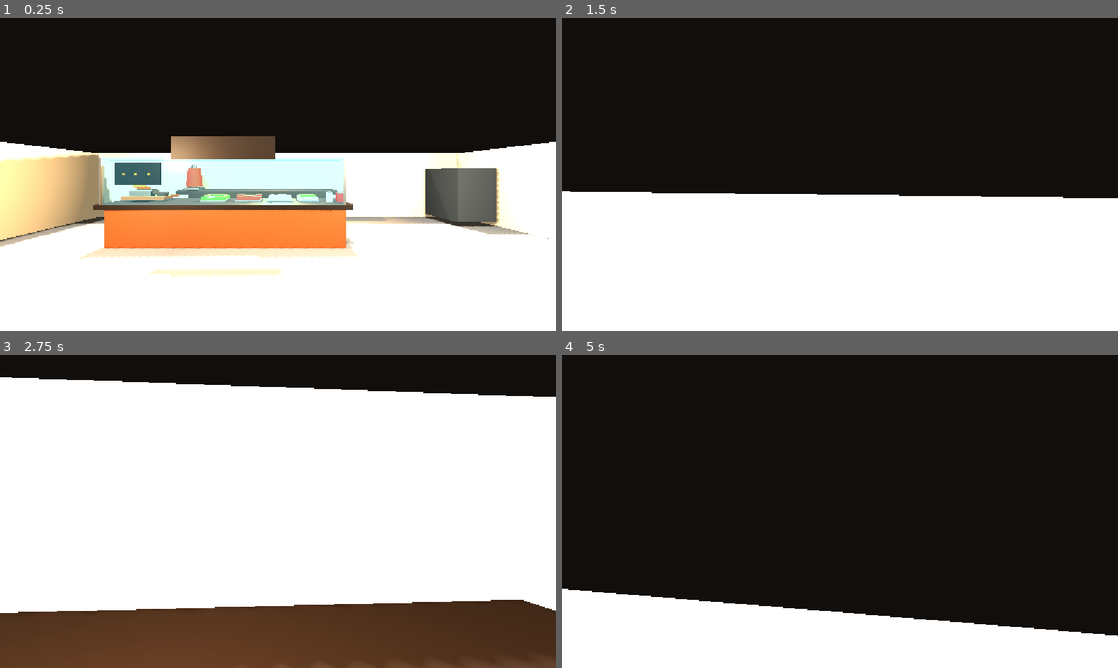
Above: before the commit, frames 1-4 (two rows, left to right).
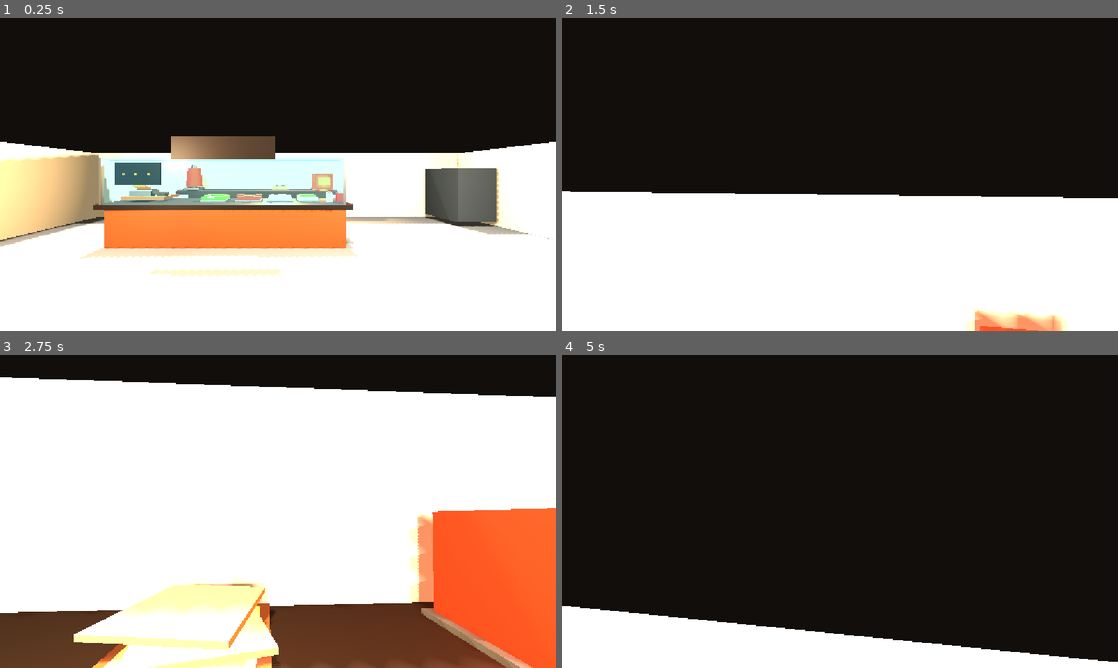
Above: after the commit, the same moments.

Repository: leon-beyleroglu/kebabcity
Game: Godot game, scene res://kebab_shop.tscn
Same seed, same stepped clock (60 frames per second), same inputs: the game is played once before the commit and once after it.
Inputs (mouse positions are in pixels of both pictures, inside the frame that each line leads up to):
- Up to frame 1 (0.25 s): no input
- Up to frame 2 (1.5 s): tap Enter at 0.5 s; move the mouse to (867, 174) at 0.52 s; hold Shift (sprint) 0.53-1.28 s; hold W (move_forward) from 0.53 s (still down); click (867, 174) at 0.67 s; tap Space (jump) at 0.77 s; move the mouse to (812, 174) at 1.27 s; tap Shift (sprint) at 1.35 s
- Up to frame 3 (2.75 s): keep holding W (move_forward); tap Space (jump) at 1.52 s; move the mouse to (289, 505) at 2.02 s; hold Shift (sprint) from 2.03 s (still down)
- Up to frame 4 (5 s): keep holding W (move_forward); tap Space (jump) at 2.75, 3.02, 3.77, 4.52 s; move the mouse to (834, 517) at 2.77 s; release Shift (sprint) at 2.78 s; tap Shift (sprint) at 2.85, 4.35 s; click (834, 517) at 2.92 s; move the mouse to (878, 514) at 3.52 s; hold Shift (sprint) 3.53-4.28 s; tap Enter at 4.25 s; move the mouse to (795, 508) at 4.27 s

The runs differ from the first frame. In frame 1, 0.3% of the frame differs, in the area x 48-71%, y 49-65%; in frame 2, 1.0%; in frame 3, 19%, in the area x 13-100%, y 48-100%; in frame 4, 7.0%.

Commit message:
Lavas + Lavas Ofen

Diff:
--- a/kebab_shop.tscn
+++ b/kebab_shop.tscn
@@ -81,7 +81,7 @@
 radial_segments = 32
 
 [sub_resource type="BoxShape3D" id="ShapeSmall"]
-size = Vector3(0.97171783, 0.8, 1.0048218)
+size = Vector3(0.97171783, 0.8, 0.9477463)
 
 [sub_resource type="StandardMaterial3D" id="StandardMaterial3D_hsot5"]
 albedo_color = Color(0.78039217, 0.72156864, 0.61960787, 1)
@@ -257,6 +257,37 @@
 albedo_color = Color(0.96, 0.95, 0.86, 1)
 roughness = 0.95
 
+[sub_resource type="BoxMesh" id="BoxMesh_f1n1m"]
+material = SubResource("MatMetal")
+size = Vector3(1, 0.8, 1.4501953)
+
+[sub_resource type="StandardMaterial3D" id="MatLavash"]
+albedo_color = Color(0.78, 0.54, 0.28, 1)
+roughness = 0.9
+
+[sub_resource type="BoxMesh" id="BoxMesh_j20ty"]
+material = SubResource("MatMetal")
+size = Vector3(1, 0.8, 1.4501953)
+
+[sub_resource type="StandardMaterial3D" id="MatOvenBrick"]
+albedo_color = Color(0.34, 0.12, 0.055, 1)
+roughness = 0.88
+
+[sub_resource type="BoxMesh" id="BoxMesh_sglm8"]
+material = SubResource("MatMetal")
+size = Vector3(1.3764648, 1.4776367, 1)
+
+[sub_resource type="StandardMaterial3D" id="MatFire"]
+albedo_color = Color(1, 0.21, 0.015, 1)
+roughness = 0.45
+emission_enabled = true
+emission = Color(1, 0.08, 0, 1)
+emission_energy_multiplier = 3.0
+
+[sub_resource type="BoxMesh" id="BoxMesh_33jpk"]
+material = SubResource("MatMetal")
+size = Vector3(1.7802734, 1.7642578, 1)
+
 [node name="KebabShop" type="Node3D" unique_id=559436482]
 
 [node name="Floor" type="MeshInstance3D" parent="." unique_id=2144488617]
@@ -363,13 +394,16 @@
 mesh = SubResource("Cylinder")
 
 [node name="Grill" type="StaticBody3D" parent="." unique_id=7977972]
-transform = Transform3D(1, 0, 0, 0, 1, 0, 0, 0, 1, -1.7, 0.55, -4.55)
+transform = Transform3D(1, 0, 0, 0, 1, 0, 0, 0, 1, -1.7, 0.55, -2.1499195)
+visible = false
 
 [node name="CuttingStation" type="StaticBody3D" parent="." unique_id=224642987]
-transform = Transform3D(1, 0, 0, 0, 1, 0, 0, 0, 1, 1.4, 0.65, -4.55)
+transform = Transform3D(1, 0, 0, 0, 1, 0, 0, 0, 1, 1.4, 0.65, -2.1499195)
+visible = false
 
 [node name="SauceStation" type="StaticBody3D" parent="." unique_id=329752695]
-transform = Transform3D(1, 0, 0, 0, 1, 0, 0, 0, 1, 4, 0.55, -4.55)
+transform = Transform3D(1, 0, 0, 0, 1, 0, 0, 0, 1, 4, 0.55, -2.1499195)
+visible = false
 
 [node name="Fridge" type="StaticBody3D" parent="." unique_id=1199270718]
 transform = Transform3D(1, 0, 0, 0, 1, 0, 0, 0, 1, 7.5, 1.35, -3.8)
@@ -380,7 +414,7 @@
 mesh = SubResource("BoxSmall")
 
 [node name="Collision" type="CollisionShape3D" parent="Fridge" unique_id=1448463917]
-transform = Transform3D(1.5, 0, 0, 0, 2.7, 0, 0, 0, 1.8, 0.35536575, 0, -0.9695904)
+transform = Transform3D(1.5, 0, 0, 0, 2.7, 0, 0, 0, 1.8, 0.35536575, 0, -1.4226596)
 shape = SubResource("ShapeSmall")
 
 [node name="eingang oben" type="MeshInstance3D" parent="." unique_id=1983536484]
@@ -717,3 +751,64 @@
 transform = Transform3D(0.16, 0, 0, 0, 0.23, 0, 0, 0, 0.025, -6.1715565, 0.39852726, 0.23818016)
 material_override = SubResource("MatReceipt")
 mesh = SubResource("BoxSmall")
+
+[node name="LavashAblage" type="StaticBody3D" parent="Test Ablage/Kebab Theke" unique_id=791172196]
+transform = Transform3D(1, 0, 0, 0, 1, 0, 0, 0, 1, 3.95, 1.42, 17.65)
+
+[node name="Ablagebrett" type="MeshInstance3D" parent="Test Ablage/Kebab Theke/LavashAblage" unique_id=274555217]
+transform = Transform3D(0.75, 0, 0, 0, 0.08, 0, 0, 0, 0.52, -2.360983, 0.0845654, -3.8082461)
+material_override = SubResource("MatWood")
+mesh = SubResource("BoxMesh_f1n1m")
+
+[node name="CollisionShape3D" type="CollisionShape3D" parent="Test Ablage/Kebab Theke/LavashAblage" unique_id=901578346]
+transform = Transform3D(0.75, 0, 0, 0, 0.08, 0, 0, 0, 0.52, -2.3721063, 0.112421036, -3.7738795)
+shape = SubResource("ShapeSmall")
+
+[node name="Lavash1" type="MeshInstance3D" parent="Test Ablage/Kebab Theke/LavashAblage" unique_id=757998424]
+transform = Transform3D(0.62, 0, 0, 0, 0.035, 0, 0, 0, 0.4, -2.3600218, 0.121328354, -3.8046618)
+material_override = SubResource("MatLavash")
+mesh = SubResource("BoxMesh_j20ty")
+
+[node name="Lavash2" type="MeshInstance3D" parent="Test Ablage/Kebab Theke/LavashAblage" unique_id=438256945]
+transform = Transform3D(0.57, 0, 0.12, 0, 0.035, 0, -0.1, 0, 0.38, -2.3300216, 0.20132828, -3.7423673)
+material_override = SubResource("MatLavash")
+mesh = SubResource("BoxMesh_j20ty")
+
+[node name="Lavash3" type="MeshInstance3D" parent="Test Ablage/Kebab Theke/LavashAblage" unique_id=2118168401]
+transform = Transform3D(0.6, 0, -0.09, 0, 0.035, 0, 0.08, 0, 0.39, -2.3800218, 0.28132832, -3.7561984)
+material_override = SubResource("MatLavash")
+mesh = SubResource("BoxMesh_j20ty")
+
+[node name="LavashOfen" type="StaticBody3D" parent="Test Ablage/Kebab Theke" unique_id=1931714340]
+transform = Transform3D(1, 0, 0, 0, 1, 0, 0, 0, 1, -4.35, 0.72, 16.65)
+
+[node name="Ofenkoerper" type="MeshInstance3D" parent="Test Ablage/Kebab Theke/LavashOfen" unique_id=158233105]
+transform = Transform3D(0.82, 0, 0, 0, 0.9, 0, 0, 0, 0.72, 7.8637586, 1.120374, -2.684236)
+material_override = SubResource("MatOvenBrick")
+mesh = SubResource("BoxSmall")
+
+[node name="CollisionShape3D" type="CollisionShape3D" parent="Test Ablage/Kebab Theke/LavashOfen" unique_id=251325660]
+transform = Transform3D(0.82, 0, 0, 0, 0.9, 0, 0, 0, 0.72, 7.94569, 1.1353209, -2.6045375)
+shape = SubResource("ShapeSmall")
+
+[node name="Ofenoeffnung" type="MeshInstance3D" parent="Test Ablage/Kebab Theke/LavashOfen" unique_id=1887855893]
+transform = Transform3D(0.48, 0, 0, 0, 0.38, 0, 0, 0, 0.035, 7.8534164, 1.1512892, -2.306745)
+material_override = SubResource("MatDark")
+mesh = SubResource("BoxMesh_sglm8")
+
+[node name="Feuerschein" type="MeshInstance3D" parent="Test Ablage/Kebab Theke/LavashOfen" unique_id=1825728473]
+transform = Transform3D(0.3, 0, 0, 0, 0.2, 0, 0, 0, 0.018, 7.852772, 1.1782033, -2.2820473)
+material_override = SubResource("MatFire")
+mesh = SubResource("BoxMesh_33jpk")
+
+[node name="Ofendach" type="MeshInstance3D" parent="Test Ablage/Kebab Theke/LavashOfen" unique_id=1730490547]
+transform = Transform3D(0.93, 0, 0, 0, 0.08, 0, 0, 0, 0.83, 7.8637586, 0.75571465, -2.684236)
+material_override = SubResource("MatMetal")
+mesh = SubResource("BoxSmall")
+
+[node name="Ofenlicht" type="OmniLight3D" parent="Test Ablage/Kebab Theke/LavashOfen" unique_id=434657835]
+transform = Transform3D(1, 0, 0, 0, 1, 0, 0, 0, 1, 7.8588285, 1.0677233, -2.252006)
+light_color = Color(1, 0.25, 0.04, 1)
+light_energy = 1.4
+light_size = 0.35
+omni_range = 3.0
